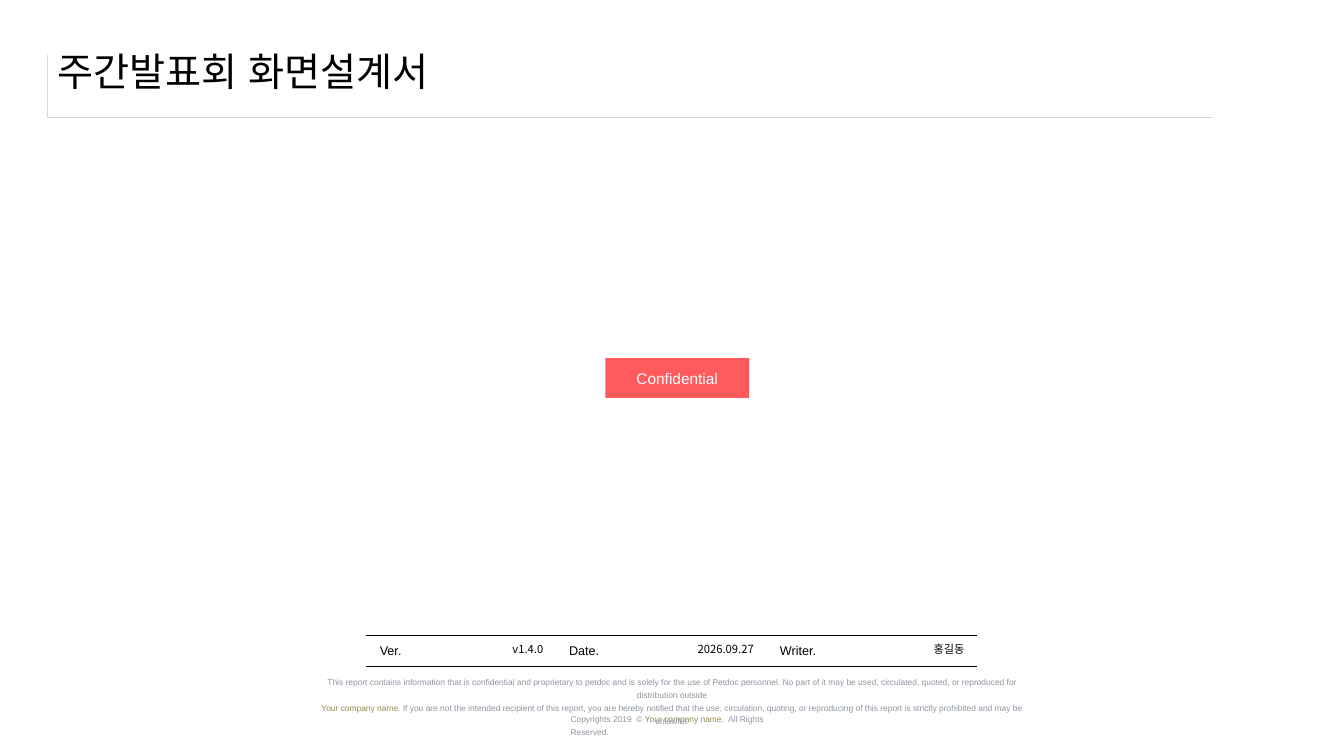
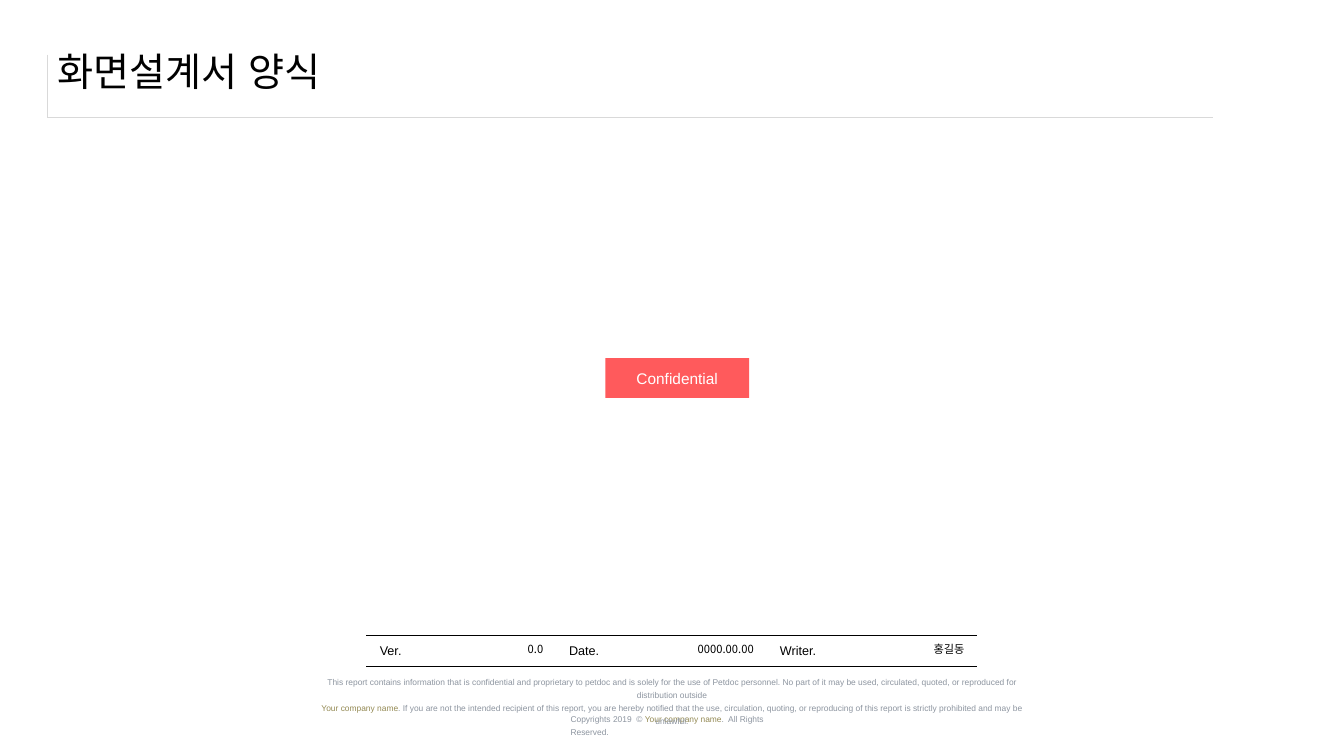
Before and after one commit to CatPope/agent-harness, a slide deck: slide 1 of skills/project-docs/screen-design-doc/templates/[양식] 화면설계서.pptx. Drawn at 1344x756 pixels with LibreOffice and Linux fonts; fonts in the diff are those of the drawing. Boxes give left, top, right and bottom in pixels: in the first picture for what was removed or moved away, otherwise in the second. Text is boxed around its words. In the diff, an @@ line names an element or a change of style, - is before the commit and + after.

```diff
--- a/skills/project-docs/screen-design-doc/templates/[양식] 화면설계서.pptx
+++ b/skills/project-docs/screen-design-doc/templates/[양식] 화면설계서.pptx
@@ title at [58,53,321,89]: text changed @@
-주간발표회 화면설계서
+화면설계서 양식
@@ text at [528,644,544,653]: text changed @@
-v1.4.0
+0.0
@@ text at [698,644,754,653]: text changed @@
-2026.09.27
+0000.00.00
```
Also in this commit, not shown: 4 other slides changed, 4 slides added, 7 slides removed, 3 other files.
